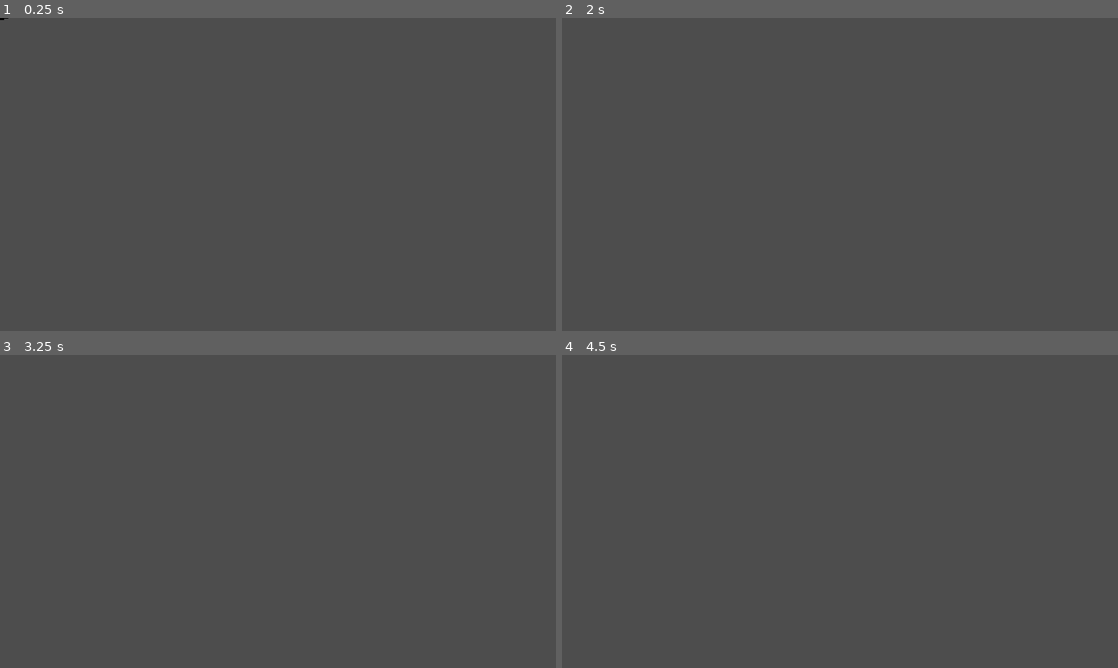
Above: before the commit, frames 1-4 (two rows, left to right).
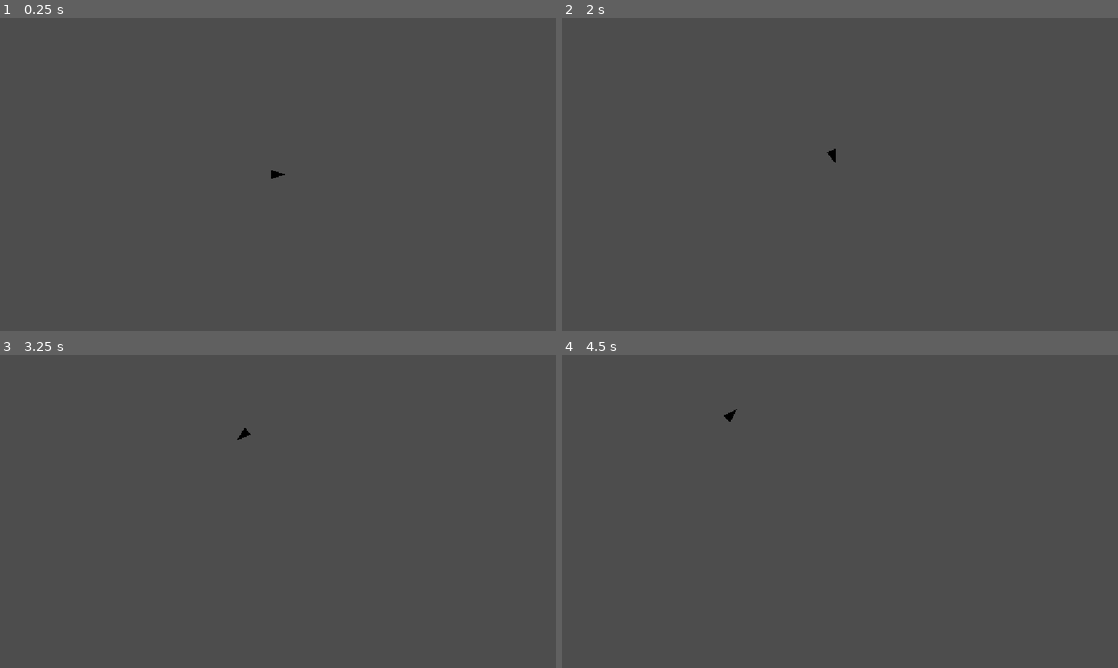
Above: after the commit, the same moments.

Repository: ProudFridge/Asteroids
Game: Godot game, scene res://scenes/player/player.tscn
Same seed, same stepped clock (60 frames per second), same inputs: the game is played once before the commit and once after it.
Inputs (mouse positions are in pixels of both pictures, inside the frame that each line leads up to):
- Up to frame 1 (0.25 s): no input
- Up to frame 2 (2 s): tap Enter at 0.5 s; move the mouse to (962, 158) at 0.52 s; hold D (turn_right) 0.53-1.28 s; tap Alt at 0.6 s; click (962, 158) at 0.67 s; move the mouse to (728, 190) at 1.27 s; hold S (backwards) from 1.28 s (still down); tap Shift at 1.35 s
- Up to frame 3 (3.25 s): move the mouse to (333, 442) at 2.02 s; release S (backwards) at 2.03 s; hold D (turn_right) 2.03-2.78 s; tap Alt at 2.1 s; move the mouse to (250, 574) at 2.77 s; hold W (forwards) from 2.78 s (still down); tap Shift at 2.85 s; click (250, 574) at 2.92 s
- Up to frame 4 (4.5 s): tap Space at 3.5 s; move the mouse to (1006, 558) at 3.52 s; release W (forwards) at 3.53 s; hold A (turn_left) from 3.53 s (still down); tap Alt at 3.6 s; tap Enter at 4.25 s; move the mouse to (673, 464) at 4.27 s; tap Shift at 4.35 s

The runs differ from the first frame. In frame 1, less than 0.1% of the frame differs, in the area x 0-52%, y 0-52%; in frame 2, less than 0.1%; in frame 3, less than 0.1%; in frame 4, less than 0.1%.

Commit message:
Modify movement script to make it more space-like

Diff:
--- a/player.gd
+++ b/player.gd
@@ -1,13 +1,19 @@
 extends CharacterBody2D
 
 
-const SPEED = 300.0
+const accel: float = 150.0
+var maxSpeed: float = 500
 const rotSpeed: float = 10
+
+@export var playerSize: Vector2 = Vector2(15, 30)
 
 var polygon: PackedVector2Array
 
 func _ready() -> void:
-	polygon = create_centered_triangle(20, 40)
+	# Temp
+	position = get_viewport_rect().size / 2
+
+	polygon = create_centered_triangle(playerSize.x, playerSize.y)
 
 func _physics_process(delta: float) -> void:
 	# Get the input direction and handle the movement/deceleration.
@@ -15,10 +21,10 @@
 	var rotDir : float = Input.get_axis("turn_left", "turn_right")
 
 	if direction:
-		#velocity = Vector2(cos(rotation), sin(rotation)) * direction * SPEED
-		velocity = transform.x * direction * SPEED
-	else:
-		velocity = velocity.move_toward(Vector2.ZERO, SPEED)
+		velocity += transform.x * direction * accel * delta
+		velocity.limit_length(maxSpeed)
+	#else:
+		#velocity += velocity.move_toward(Vector2.ZERO, SPEED)
 
 	rotation += rotDir * rotSpeed * delta
 
--- a/scenes/player/player.tscn
+++ b/scenes/player/player.tscn
@@ -4,6 +4,7 @@
 
 [node name="Player" type="CharacterBody2D" unique_id=2088811554]
 script = ExtResource("1_8afob")
+playerSize = Vector2(20, 30)
 
 [node name="CollisionPolygon2D" type="CollisionPolygon2D" parent="." unique_id=945804275]
 polygon = PackedVector2Array(11, 0, -11, 0, 0, -40)
